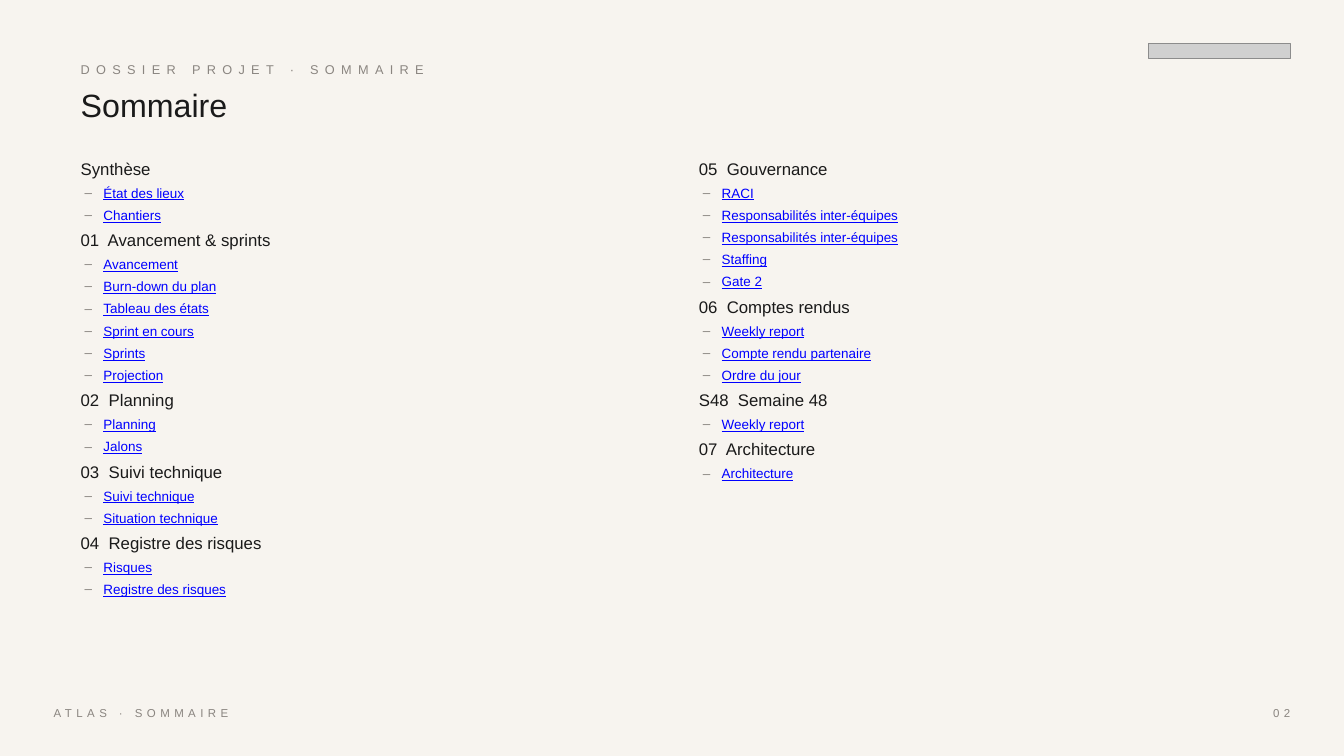
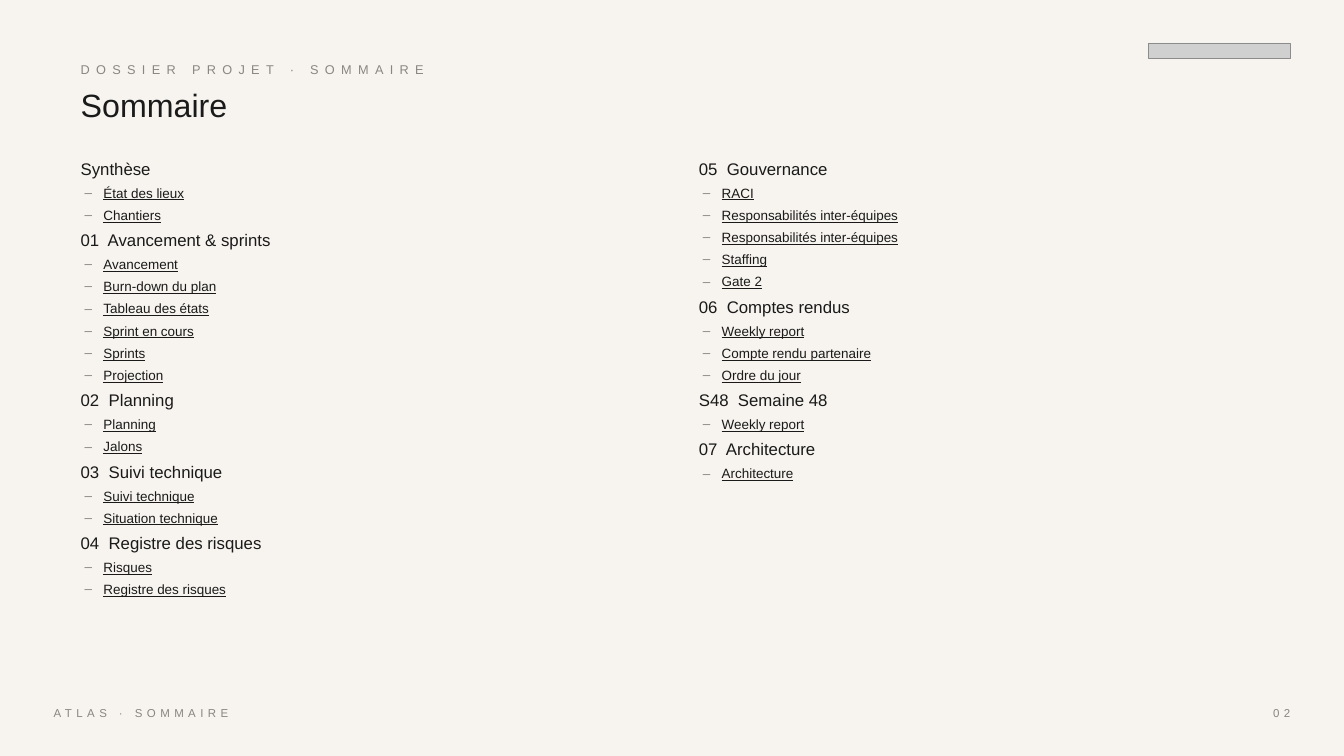
Before and after one commit to maximilienbornepro/pm-claude-plugin, a slide deck: slide 2 of docs/maquette/Atlas_dossier_projet.pptx. Drawn at 1344x756 pixels with LibreOffice and Linux fonts; fonts in the diff are those of the drawing; grey boxes stand for pictures. Boxes give left, top, right and bottom in pixels: in the first picture for what was removed or moved away, otherwise in the second. Text is boxed around its words. In the diff, an @@ line names an element or a change of style, - is before the commit and + after.

```diff
--- a/docs/maquette/Atlas_dossier_projet.pptx
+++ b/docs/maquette/Atlas_dossier_projet.pptx
@@ text at (103, 187, 226, 597): text colour #0000FF to #1A1A1A in "État des lieux", "Chantiers", "Avancement", "Burn-down du plan" and 10 more places @@
@@ text at (722, 188, 898, 481): text colour #0000FF to #1A1A1A in "RACI", "Responsabilités inter-équipes", "Responsabilités inter-équipes", "Staffing" and 6 more places @@
```
Also in this commit, not shown: 10 other slides changed, 4 other files.
